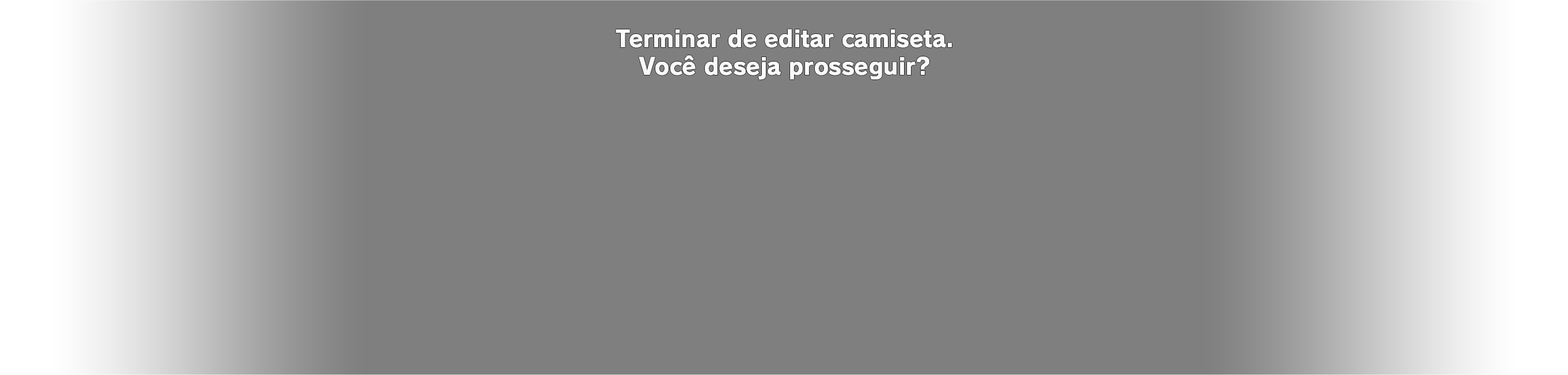
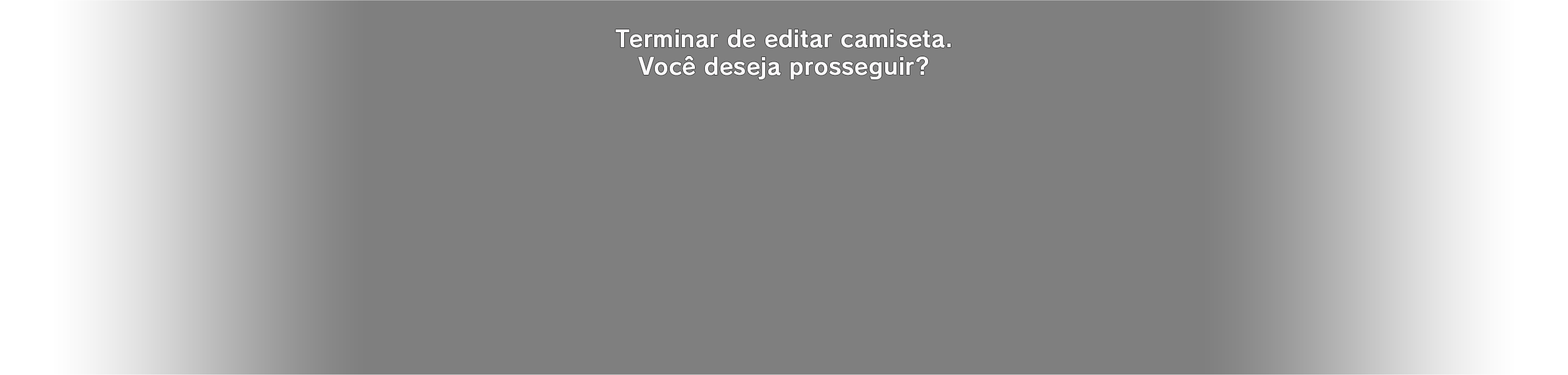
Layered file, before and after one edit (1568×375). Changes by layer:
added group "PT V2 Centralizsado" with 1 layers above "Pt Centralizado" over (x1=615, y1=28, x2=951, y2=80)
added layer "Terminar de editar camiseta. Você deseja prosseguir?" in group "PT V2 Centralizsado" over (x1=615, y1=28, x2=951, y2=80)
hid group "Pt Centralizado" (2 layers) over (x1=615, y1=28, x2=952, y2=81)
